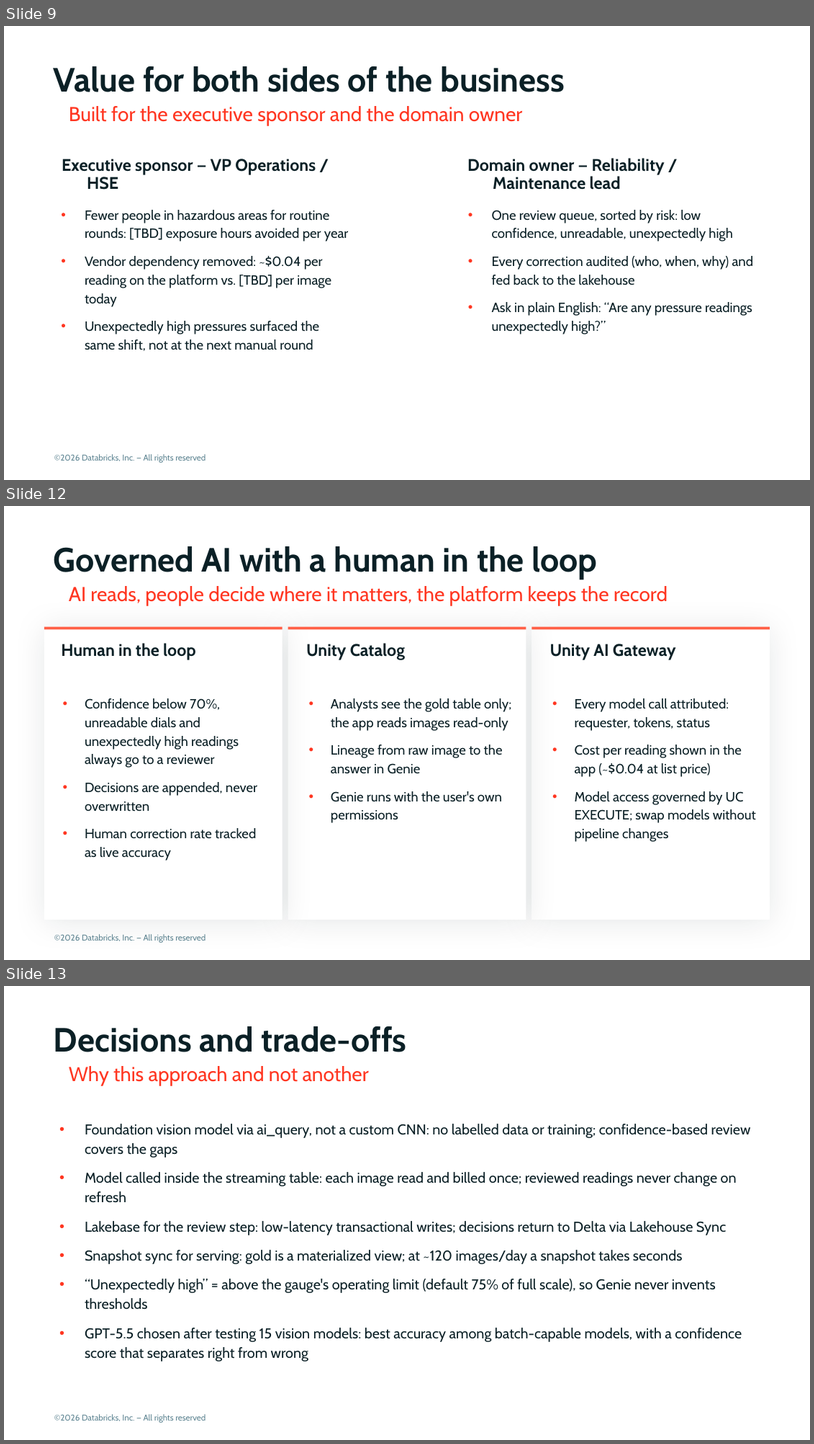
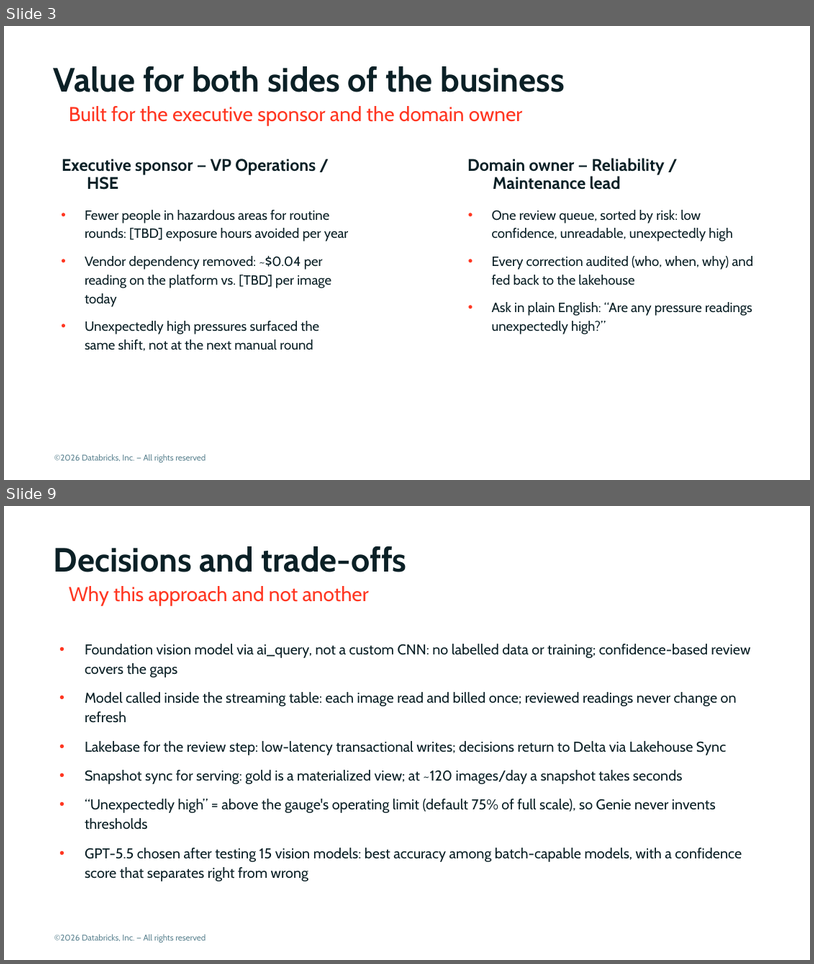
Before and after one commit to admitrewski/pressure-gauge-reader, a slide deck: deck/pressure-gauge-reader.pptx. Shown one above the other, each under a label of ours: slides 9, 12 and 13 before the commit, slides 3 and 9 after it; the slides between them are not shown. The pictures are 814x1444 and 814x964 pixels, drawn with LibreOffice and Linux fonts; fonts in the diff are those of the drawing; background and template pictures are left out. Boxes give left, top, right and bottom in pixels: in the first picture for what was removed or moved away, otherwise in the second. Text is boxed around its words. In the diff, an @@ line names an element or a change of style, - is before the commit and + after.

```diff
--- a/deck/pressure-gauge-reader.pptx
+++ b/deck/pressure-gauge-reader.pptx
@@ slide 12 removed at bbox=[4, 506, 810, 960], background #FFFFFF; not listed: 1 template element that a slide beside it also shows @@
@@ title removed at bbox=[54, 546, 597, 579] @@
-Governed AI with a human in the loop
@@ text removed at bbox=[69, 586, 668, 605] @@
-AI reads, people decide where it matters, the platform keeps the record
@@ rectangle removed at bbox=[44, 627, 283, 920] @@
@@ rectangle removed at bbox=[44, 627, 283, 630] @@
@@ rectangle removed at bbox=[288, 627, 527, 920] @@
@@ rectangle removed at bbox=[288, 627, 527, 630] @@
@@ rectangle removed at bbox=[532, 627, 771, 920] @@
@@ rectangle removed at bbox=[532, 627, 771, 630] @@
@@ subtitle removed at bbox=[61, 643, 196, 660] @@
-Human in the loop
@@ subtitle removed at bbox=[306, 643, 405, 660] @@
-Unity Catalog
@@ subtitle removed at bbox=[550, 644, 676, 660] @@
-Unity AI Gateway
@@ text removed at bbox=[85, 698, 257, 860] @@
-• Confidence below 70%, unreadable dials and unexpectedly high readings always go to a reviewer
-• Decisions are appended, never overwritten
-• Human correction rate tracked as live accuracy
@@ text removed at bbox=[331, 698, 512, 823] @@
-• Analysts see the gold table only; the app reads images read-only
-• Lineage from raw image to the answer in Genie
-• Genie runs with the user's own permissions
@@ text removed at bbox=[575, 698, 756, 842] @@
-• Every model call attributed: requester, tokens, status
-• Cost per reading shown in the app (~$0.04 at list price)
-• Model access governed by UC EXECUTE; swap models without pipeline changes
@@ what was slide 9 is now slide 3 @@
@@ what was slide 13 is now slide 9 @@
```
Also in this commit, not shown: 4 slides changed, 4 other slides removed, 3 other files.
